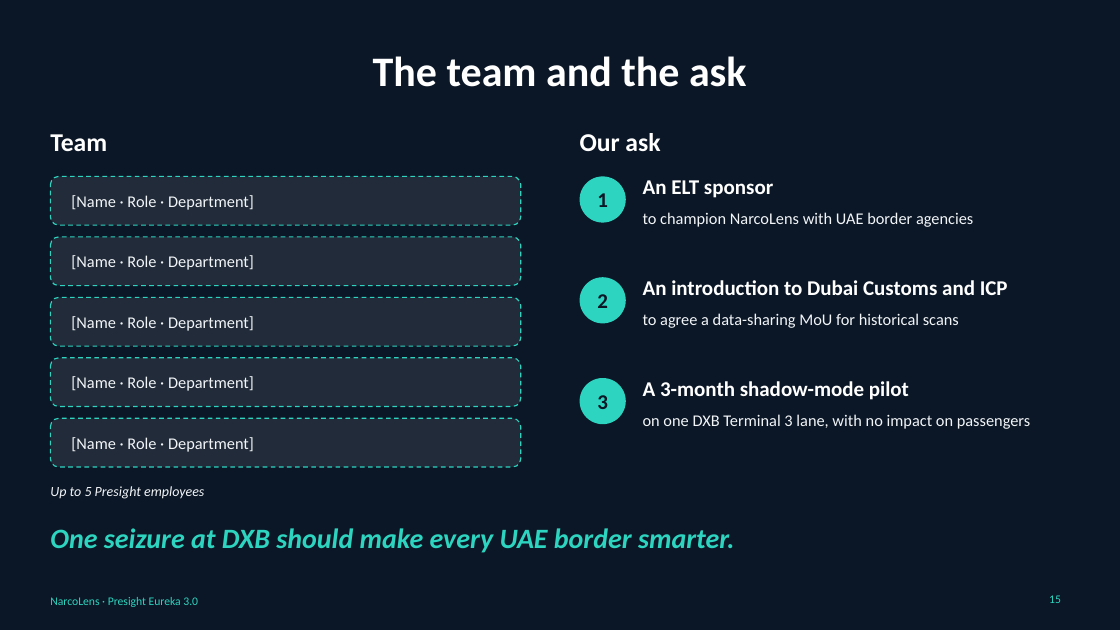
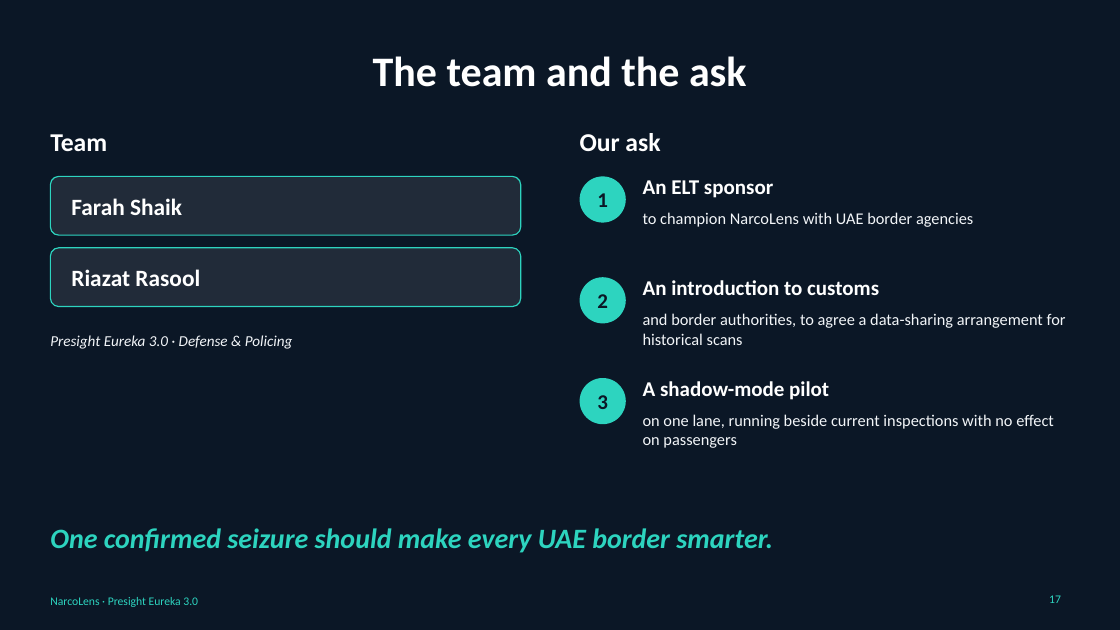
Before and after one commit to farahshaik14/narcolens-eureka, a slide deck: slide 17 of narcolens-pitch-deck.pptx (slide 15 before the commit). Drawn at 1120x630 pixels with LibreOffice and Linux fonts; fonts in the diff are those of the drawing. Boxes give left, top, right and bottom in pixels: in the first picture for what was removed or moved away, otherwise in the second. Text is boxed around its words. In the diff, an @@ line names an element or a change of style, - is before the commit and + after.

```diff
--- a/narcolens-pitch-deck.pptx
+++ b/narcolens-pitch-deck.pptx
@@ rounded rectangle: place and size @@
-rounded rectangle at [50,176,521,225]
+rounded rectangle at [50,176,521,235]
@@ rounded rectangle at [50,176,521,235]: outline #2DD4BF 1 pt dashed to #2DD4BF 1 pt; proportions changed @@
@@ text removed at [71,195,254,210] @@
-[Name · Role · Department]
@@ text added at [71,198,182,215], 20 pt, text #FFFFFF, bold @@
+Farah Shaik
@@ rounded rectangle at [50,248,521,307]: outline #2DD4BF 1 pt dashed to #2DD4BF 1 pt; proportions changed @@
@@ rounded rectangle: place and size @@
-rounded rectangle at [50,237,521,286]
+rounded rectangle at [50,248,521,307]
@@ text removed at [71,255,254,270] @@
-[Name · Role · Department]
@@ text added at [71,269,200,286], 20 pt, text #FFFFFF, bold @@
+Riazat Rasool
@@ rounded rectangle removed at [50,297,521,346] @@
@@ text at [643,280,879,295]: text changed @@
-An introduction to Dubai Customs and ICP
+An introduction to customs
@@ text removed at [71,316,254,331] @@
-[Name · Role · Department]
@@ text at [643,313,1066,345]: text changed @@
-to agree a data-sharing MoU for historical scans
+and border authorities, to agree a data-sharing arrangement for historical scans
@@ rounded rectangle removed at [50,358,521,407] @@
@@ text added at [50,335,293,349], 13 pt, text #F2F5F8, italic @@
+Presight Eureka 3.0 · Defense & Policing
@@ text removed at [71,376,254,391] @@
-[Name · Role · Department]
@@ text at [643,381,829,400]: text changed @@
-A 3-month shadow-mode pilot
+A shadow-mode pilot
@@ rounded rectangle removed at [50,418,521,467] @@
@@ text at [643,414,1054,448]: text changed @@
-on one DXB Terminal 3 lane, with no impact on passengers
+on one lane, running beside current inspections with no effect on passengers
@@ text removed at [71,437,254,452] @@
-[Name · Role · Department]
@@ text removed at [50,486,204,499] @@
-Up to 5 Presight employees
@@ text at [50,528,773,553]: text changed @@
-One seizure at DXB should make every UAE border smarter.
+One confirmed seizure should make every UAE border smarter.
@@ page number at [1049,595,1061,603]: text changed @@
-15
+17
```
Also in this commit, not shown: 4 other slides changed, 12 slides added, 10 slides removed, 9 other files.
